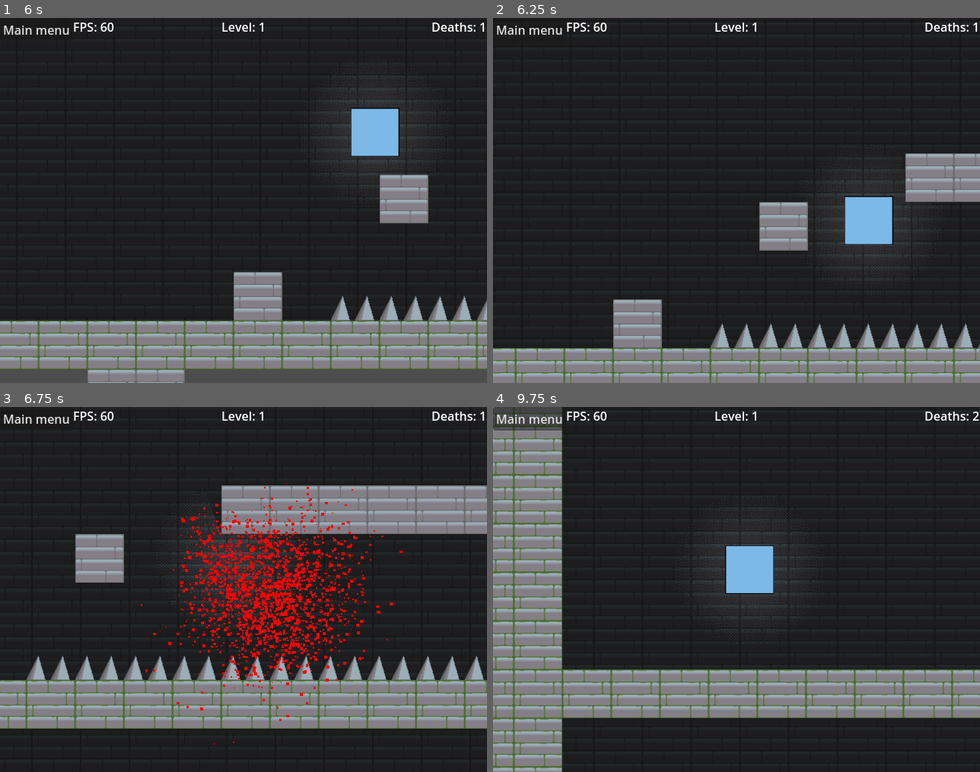
Above: before the commit, frames 1-4 (two rows, left to right).
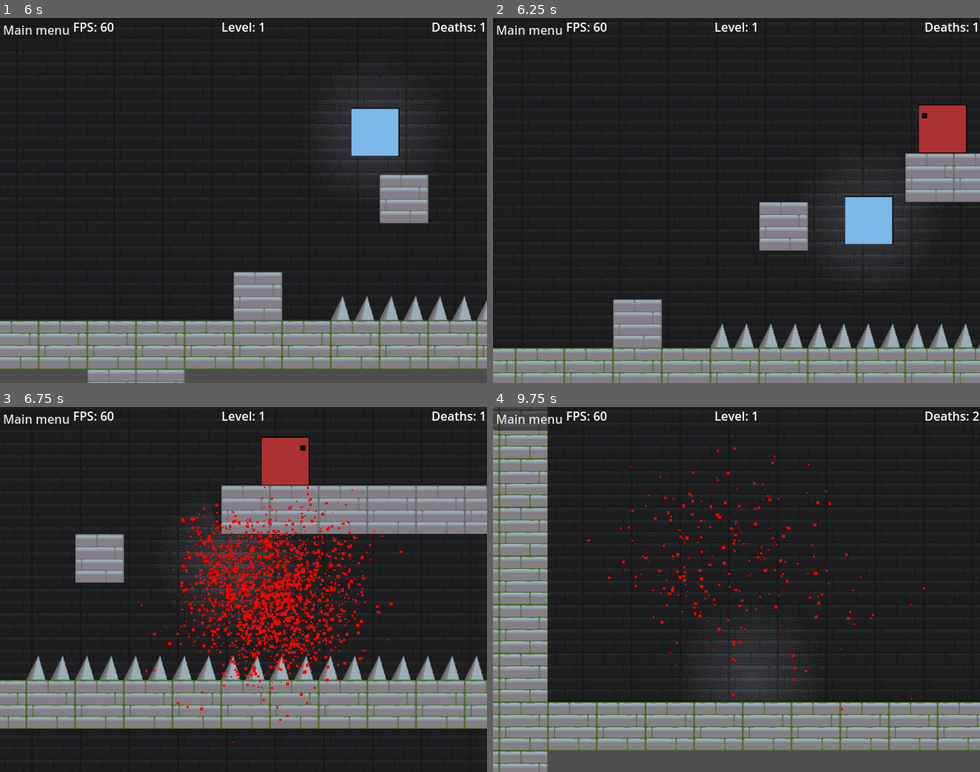
Above: after the commit, the same moments.

Repository: mibi88/MossyDungeon
Game: Godot game, scene res://title.tscn
Same seed, same stepped clock (60 frames per second), same inputs: the game is played once before the commit and once after it.
Inputs:
- Up to frame 1 (6 s): click "Play" at 0.5 s; click "Main menu" at 1.25 s; click "Play" at 2 s; tap Enter (ui_accept) at 2.75, 3.6, 3.77, 4.07, 5.1, 5.27, 5.57 s; hold Enter (ui_accept) 2.78-3.53 s; hold Right (ui_right) 2.78-4.28 s; hold Left (ui_left) 4.28-5.03 s; hold Enter (ui_accept) 4.28-5.03 s; hold Right (ui_right) from 5.03 s (still down); hold Enter (ui_accept) from 5.78 s (still down)
- Up to frame 2 (6.25 s): keep holding Right (ui_right); keep holding Enter (ui_accept)
- Up to frame 3 (6.75 s): release Right (ui_right) at 6.53 s; release Enter (ui_accept) at 6.53 s; hold Left (ui_left) from 6.53 s (still down); tap Enter (ui_accept) at 6.6 s
- Up to frame 4 (9.75 s): tap Enter (ui_accept) at 6.77, 7.07, 8.1, 8.27, 8.57, 9.6 s; release Left (ui_left) at 7.28 s; hold Right (ui_right) 7.28-8.03 s; hold Enter (ui_accept) 7.28-8.03 s; hold Left (ui_left) 8.03-9.53 s; hold Enter (ui_accept) 8.78-9.53 s; hold Right (ui_right) from 9.53 s (still down)

Frame 1 is identical in both runs. In frame 2, 1.3% of the frame differs, in the area x 87-98%, y 23-38%; in frame 3, 1.3%; in frame 4, 36%, in the area x 0-100%, y 0-100%.

Commit message:
Added enemies

Diff:
--- a/Player.gd
+++ b/Player.gd
@@ -1,4 +1,4 @@
-extends CharacterBody2D
+class_name Player extends CharacterBody2D
 
 
 const SPEED = 600.0
@@ -31,6 +31,18 @@
 const BREAKING_SPEED = 0.5
 const ANIM_AMOUNT = 4
 
+func die():
+	var explosion = load("res://death.tscn").instantiate()
+	add_child(explosion)
+	get_node("Sprite2D").visible = false
+	await get_tree().create_timer(1).timeout
+	remove_child(explosion)
+	Ingame.deaths += 1
+	get_tree().change_scene_to_file("res://main.tscn")
+
+func jump():
+	velocity.y = JUMP_VELOCITY
+
 func _physics_process(delta):
 	# Add the gravity.
 	if not is_on_floor():
@@ -38,7 +50,7 @@
 
 	# Handle Jump.
 	if Input.is_action_pressed("ui_accept") and is_on_floor():
-		velocity.y = JUMP_VELOCITY
+		jump()
 
 	# Get the input direction and handle the movement/deceleration.
 	var direction = Input.get_axis("ui_left", "ui_right")
@@ -65,13 +77,7 @@
 		Ingame.checkpoint_pos = position
 		Ingame.checkpoints.append(on_player)
 	if tile in killing or tile_behind in killing:
-		var explosion = load("res://death.tscn").instantiate()
-		add_child(explosion)
-		get_node("Sprite2D").visible = false
-		await get_tree().create_timer(1).timeout
-		remove_child(explosion)
-		Ingame.deaths += 1
-		get_tree().change_scene_to_file("res://main.tscn")
+		die()
 	if tile_behind == DOOR:
 		Ingame.level += 1
 		Ingame.checkpoints.clear()
--- /dev/null
+++ b/enemy.gd
@@ -0,0 +1,34 @@
+extends CharacterBody2D
+
+
+# Called when the node enters the scene tree for the first time.
+func _ready():
+	velocity.x = speed
+
+var speed = 150
+
+var dir = 1
+
+var done = false
+
+func _physics_process(delta):
+	if (move_and_slide() or not $RayCast2D.is_colliding()) and not done:
+		dir = -dir
+		velocity.x = dir*speed
+		scale.x = -scale.x
+		done = true
+	else:
+		done = false
+
+func _on_area_2d_body_entered(body):
+	if body.name == "Player":
+		body.die()
+	else:
+		print(body.name)
+
+func _on_area_2d_2_body_entered(body):
+	if body.name == "Player":
+		body.jump()
+		queue_free()
+	else:
+		print(body.name)
--- /dev/null
+++ b/enemy.tscn
@@ -0,0 +1,59 @@
+[gd_scene load_steps=7 format=3 uid="uid://da4wlmihpu6d4"]
+
+[ext_resource type="Texture2D" uid="uid://dmddg3q0fj8gk" path="res://assets/enemy.png" id="1_k03nj"]
+[ext_resource type="Script" path="res://enemy.gd" id="1_kbu8a"]
+
+[sub_resource type="CanvasItemMaterial" id="CanvasItemMaterial_aafbf"]
+light_mode = 1
+
+[sub_resource type="RectangleShape2D" id="RectangleShape2D_nsfrm"]
+size = Vector2(19.6825, 19.6825)
+
+[sub_resource type="RectangleShape2D" id="RectangleShape2D_20a4m"]
+size = Vector2(64, 60)
+
+[sub_resource type="RectangleShape2D" id="RectangleShape2D_7jekw"]
+size = Vector2(62, 4)
+
+[node name="Enemy" type="CharacterBody2D"]
+safe_margin = 0.001
+script = ExtResource("1_kbu8a")
+
+[node name="Sprite2D" type="Sprite2D" parent="."]
+material = SubResource("CanvasItemMaterial_aafbf")
+texture = ExtResource("1_k03nj")
+
+[node name="CollisionShape2D" type="CollisionShape2D" parent="."]
+position = Vector2(-1.49012e-06, -1.49012e-06)
+scale = Vector2(3.15, 3.15)
+shape = SubResource("RectangleShape2D_nsfrm")
+
+[node name="Camera2D" type="Camera2D" parent="."]
+process_callback = 0
+limit_smoothed = true
+position_smoothing_enabled = true
+rotation_smoothing_enabled = true
+drag_horizontal_enabled = true
+drag_vertical_enabled = true
+
+[node name="Area2D" type="Area2D" parent="."]
+collision_layer = 2
+collision_mask = 2
+
+[node name="CollisionShape2D" type="CollisionShape2D" parent="Area2D"]
+position = Vector2(0, 2)
+shape = SubResource("RectangleShape2D_20a4m")
+
+[node name="Area2D2" type="Area2D" parent="."]
+collision_layer = 2
+collision_mask = 2
+
+[node name="CollisionShape2D" type="CollisionShape2D" parent="Area2D2"]
+position = Vector2(0, -30)
+shape = SubResource("RectangleShape2D_7jekw")
+
+[node name="RayCast2D" type="RayCast2D" parent="."]
+position = Vector2(33, 0)
+
+[connection signal="body_entered" from="Area2D" to="." method="_on_area_2d_body_entered"]
+[connection signal="body_entered" from="Area2D2" to="." method="_on_area_2d_2_body_entered"]
--- a/level1.tscn
+++ b/level1.tscn
@@ -1,6 +1,7 @@
-[gd_scene load_steps=7 format=3 uid="uid://bynat1i8n2dt1"]
+[gd_scene load_steps=9 format=3 uid="uid://bynat1i8n2dt1"]
 
 [ext_resource type="Texture2D" uid="uid://btgobs3tj0ki2" path="res://assets/tiles.png" id="1_hvv5r"]
+[ext_resource type="PackedScene" uid="uid://da4wlmihpu6d4" path="res://enemy.tscn" id="2_388fi"]
 [ext_resource type="Script" path="res://Level.gd" id="2_fpy68"]
 
 [sub_resource type="OccluderPolygon2D" id="OccluderPolygon2D_yaeae"]
@@ -49,16 +50,20 @@
 2:2/0/physics_layer_0/linear_velocity = Vector2(0, 0)
 2:2/0/physics_layer_0/angular_velocity = 0.0
 
+[sub_resource type="TileSetScenesCollectionSource" id="TileSetScenesCollectionSource_my6b7"]
+scenes/1/scene = ExtResource("2_388fi")
+
 [sub_resource type="TileSet" id="TileSet_1m61r"]
 tile_size = Vector2i(64, 64)
 occlusion_layer_0/light_mask = 1
 physics_layer_0/collision_layer = 1
 sources/0 = SubResource("TileSetAtlasSource_4rd34")
+sources/1 = SubResource("TileSetScenesCollectionSource_my6b7")
 
 [node name="Level" type="TileMap"]
 tile_set = SubResource("TileSet_1m61r")
 format = 2
-layer_0/tile_data = PackedInt32Array(-196612, 0, 2, -196611, …(48936 unchanged characters)… 9199, 0, 2, 6619200, 0, 2, 6619201, 0, 2)
+layer_0/tile_data = PackedInt32Array(-196612, 0, 2, -196611, …(48936 unchanged characters)… 9199, 0, 2, 6619200, 0, 2, 6619201, 0, 2, 65556, 1, 65536, 393212, 1, 65536, -196555, 1, 65536, 655384, 1, 65536)
 layer_1/name = ""
 layer_1/enabled = true
 layer_1/modulate = Color(1, 1, 1, 1)
--- a/main.tscn
+++ b/main.tscn
@@ -28,6 +28,7 @@
 
 [node name="Player" type="CharacterBody2D" parent="."]
 position = Vector2(320, 240)
+collision_layer = 3
 safe_margin = 0.001
 script = ExtResource("2_0gkun")
 
Binary file added: assets/enemy.png
Not shown, added: assets/enemy.png.import
